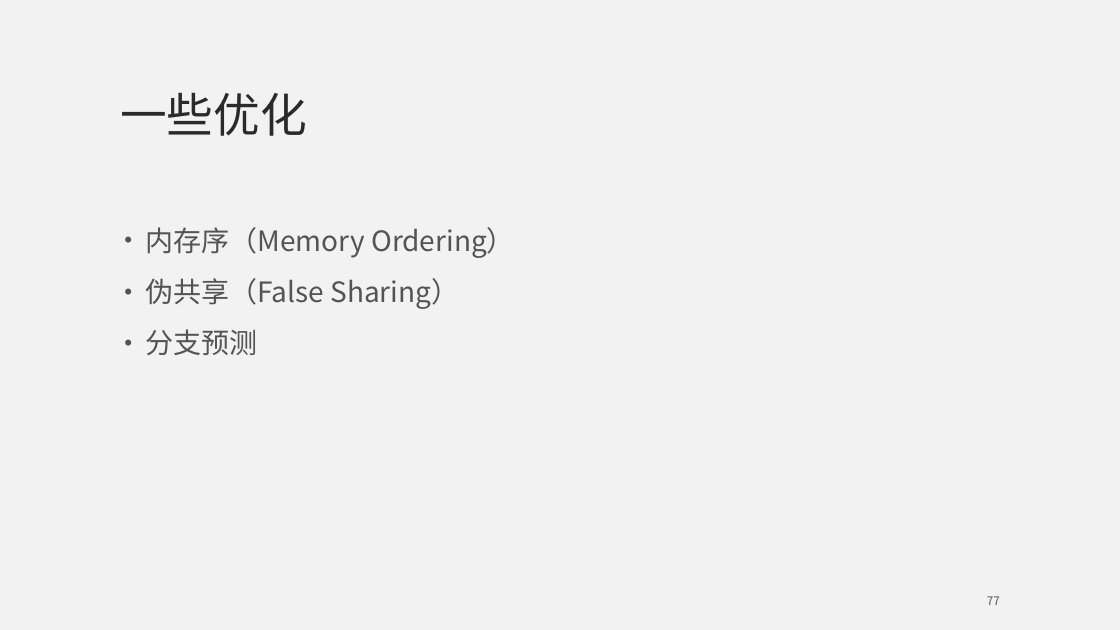
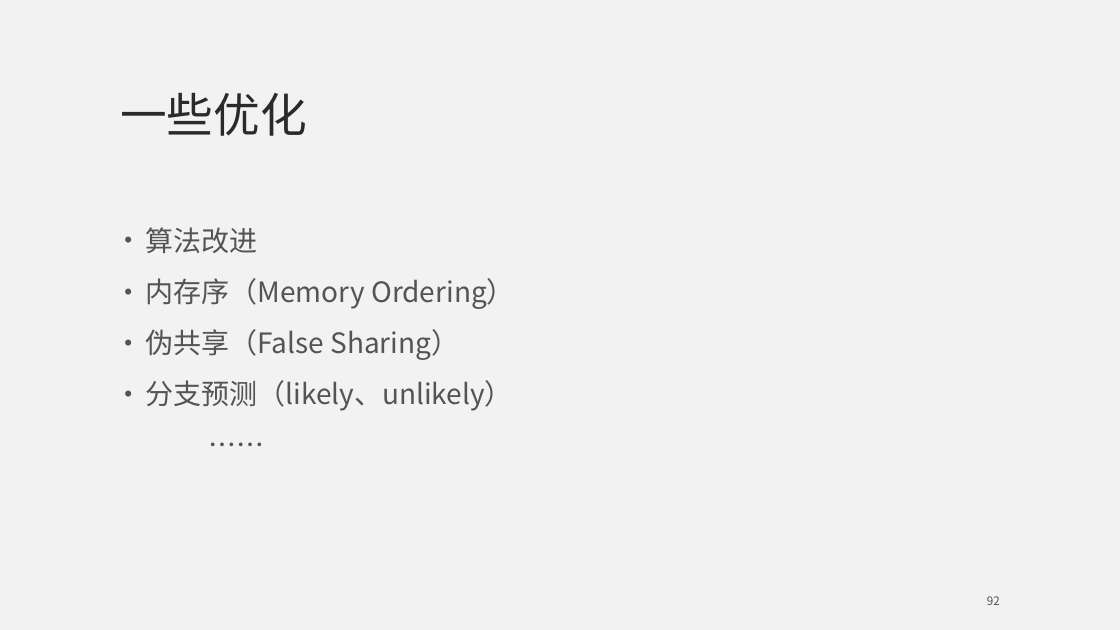
Before and after one commit to mutouyun/lock-free-queue, a slide deck: slide 92 of lock-free.pptx (slide 77 before the commit). Drawn at 1120x630 pixels with LibreOffice and Linux fonts; fonts in the diff are those of the drawing. Boxes give left, top, right and bottom in pixels: in the first picture for what was removed or moved away, otherwise in the second. Text is boxed around its words. In the diff, an @@ line names an element or a change of style, - is before the commit and + after.

```diff
--- a/lock-free.pptx
+++ b/lock-free.pptx
@@ text at [145,227,257,253]: paragraph added @@
+• 算法改进
@@ text at [145,380,512,411]: text changed @@
-• 分支预测
+• 分支预测（likely、unlikely）
+……
@@ page number at [987,596,1000,605]: text changed @@
-77
+92
```
Also in this commit, not shown: 17 other slides changed, 22 slides added, 3 slides removed, 2 other files.
